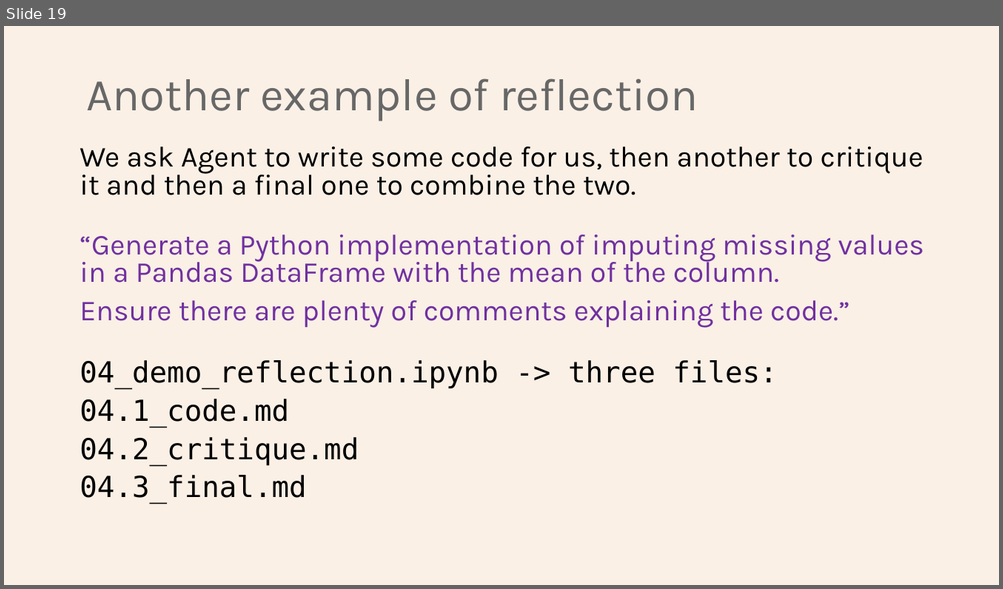
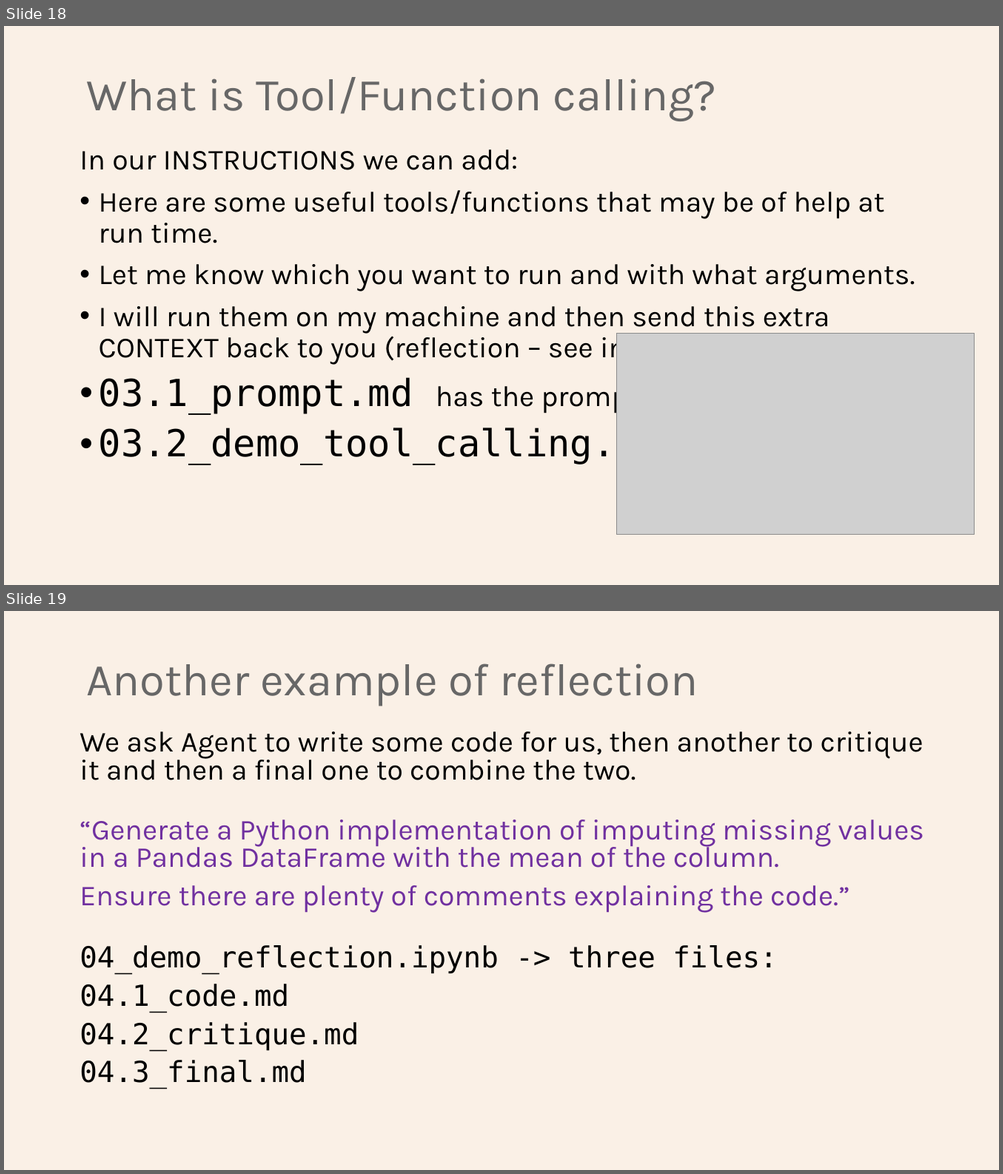
Before and after one commit to Python-Test-Engineer/earl2025, a slide deck: AI_Agents_in_the_Data_Pipeline.pptx. Shown one above the other, each under a label of ours: slide 19 before the commit, slides 18 and 19 after it. The pictures are 1003x589 and 1003x1174 pixels, drawn with LibreOffice and Linux fonts; fonts in the diff are those of the drawing; grey boxes stand for pictures. Boxes give left, top, right and bottom in pixels: in the first picture for what was removed or moved away, otherwise in the second. Text is boxed around its words. In the diff, an @@ line names an element or a change of style, - is before the commit and + after.

```diff
--- a/AI_Agents_in_the_Data_Pipeline.pptx
+++ b/AI_Agents_in_the_Data_Pipeline.pptx
@@ slide 18 added at [4,26,999,585], background #FAF0E6 @@
@@ title added at [86,77,717,121], 44 pt, text #676767 @@
+What is Tool/Function calling?
@@ text added at [79,150,914,466], 28 pt, text #000000 @@
+In our INSTRUCTIONS we can add:
+• Here are some useful tools/functions that may be of help at run time.
+• Let me know which you want to run and with what arguments.
+• I will run them on my machine and then send this extra CONTEXT back to you (reflection – see image)
+• 03.1_prompt.md has the prompt
+• 03.2_demo_tool_calling.py
@@ picture added at [617,333,975,535] @@
```
Also in this commit, not shown: 8 slides changed, 1 other slide added, 1 slide removed, 7 other files.
